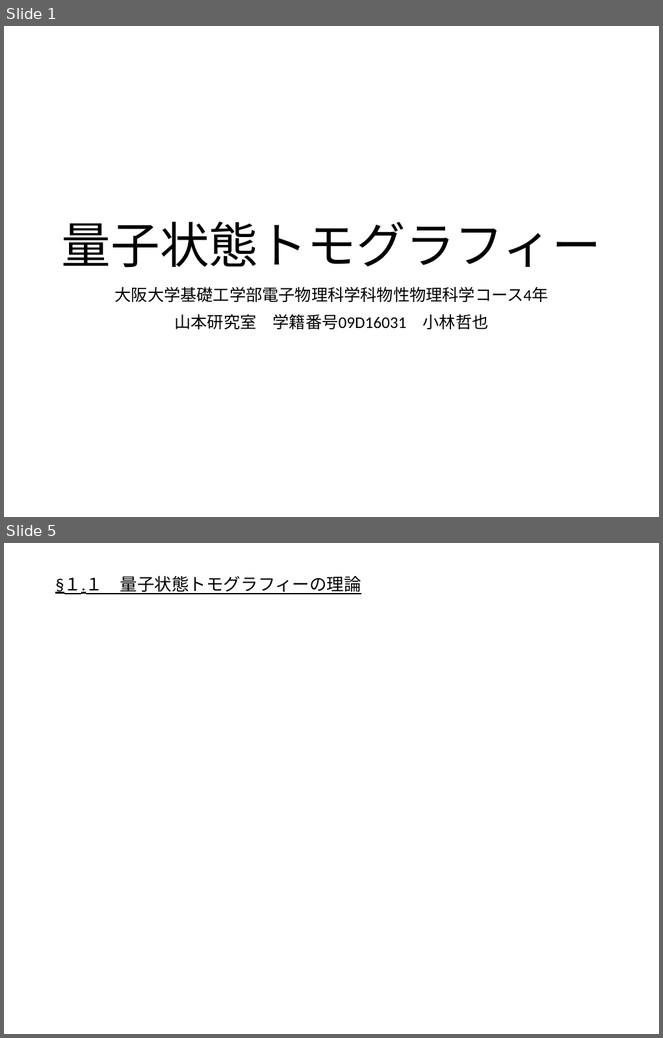
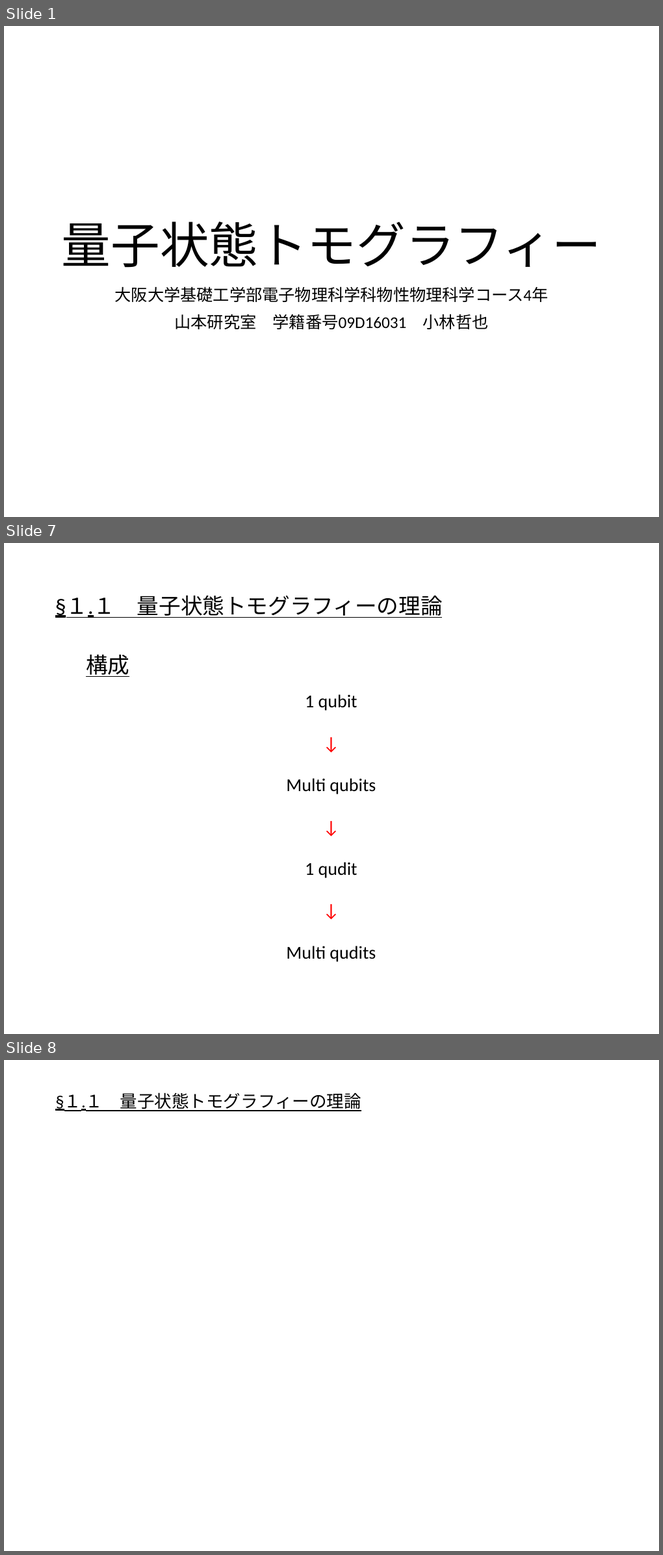
Before and after one commit to outk/graduate_thesis, a slide deck: 量子状態トモグラフィー.pptx. Shown one above the other, each under a label of ours: slides 1 and 5 before the commit, slides 1, 7 and 8 after it; the slides between them are not shown. The pictures are 663x1038 and 663x1555 pixels, drawn with LibreOffice and Linux fonts; fonts in the diff are those of the drawing; grey boxes stand for pictures. Boxes give left, top, right and bottom in pixels: in the first picture for what was removed or moved away, otherwise in the second. Text is boxed around its words. In the diff, an @@ line names an element or a change of style, - is before the commit and + after.

```diff
--- a/量子状態トモグラフィー.pptx
+++ b/量子状態トモグラフィー.pptx
@@ slide 7 added at <box>4,543,659,1034</box>, background #FFFFFF @@
@@ text added at <box>55,595,443,618</box>, 24 pt, text #000000, underline @@
+§１.１ 量子状態トモグラフィーの理論
@@ text added at <box>86,654,129,677</box>, 24 pt, text #000000, underline @@
+構成
@@ text added at <box>286,694,376,962</box>, 20 pt, text #000000 @@
+1 qubit
+↓
+Multi qubits
+↓
+1 qudit
+↓
+Multi qudits
@@ what was slide 5 is now slide 8 @@
```
Also in this commit, not shown: 12 slides changed, 6 other slides added, 2 slides removed.
